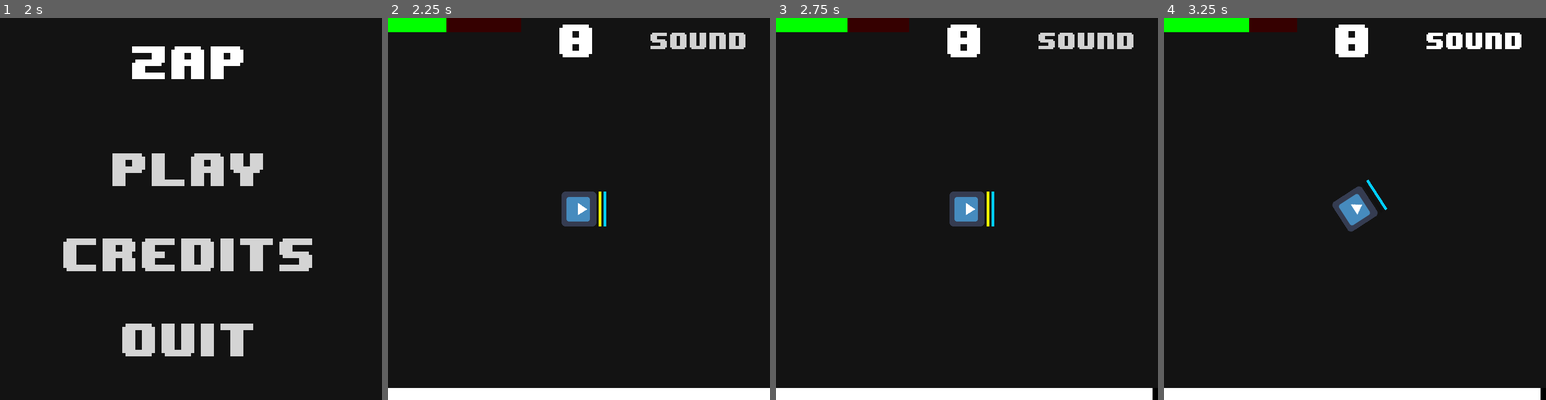
Above: before the commit, frames 1-4 (left to right).
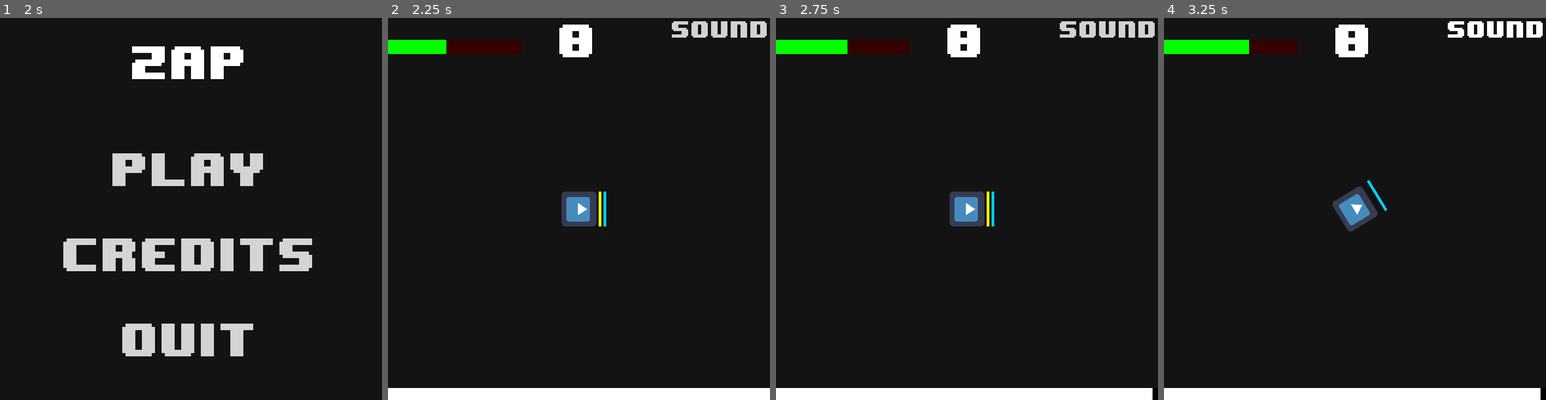
Above: after the commit, the same moments.

Repository: ljhs-games/week-75
Game: Godot game, scene res://scenes/TitleScreen.tscn
Two runs of this game, one before a commit and one after it. Both use one fixed random seed, a clock stepped at 60 frames per second and the inputs below. The engine's default icon, where the game draws it, is replaced by a stand-in: a white triangle on a blue panel in a dark square.
Inputs:
- Up to frame 1 (2 s): click "Credits" at 0.5 s; click "Back" at 1.25 s
- Up to frame 2 (2.25 s): click "Play" at 2 s
- Up to frame 3 (2.75 s): no input
- Up to frame 4 (3.25 s): click "Sound" at 2.75 s

Frame 1 is identical in both runs. In frame 2, 3.8% of the frame differs, in the area x 0-100%, y 0-10%; in frame 3, 3.8%; in frame 4, 3.9%, in the area x 0-100%, y 0-56%.

Commit message:
Add background music during game

Diff:
--- /dev/null
+++ b/src/nodes/background-music-player/BackgroundMusicPlayer.tscn
@@ -0,0 +1,12 @@
+[gd_scene load_steps=2 format=2]
+
+[ext_resource path="res://nodes/background-music-player/suspense-music.ogg" type="AudioStream" id=1]
+
+[node name="BackgroundMusicPlayer" type="AudioStreamPlayer"]
+
+stream = ExtResource( 1 )
+volume_db = 0.0
+pitch_scale = 1.0
+autoplay = false
+mix_target = 0
+bus = "Master"
--- a/src/nodes/credits-text/CreditsText.gd
+++ b/src/nodes/credits-text/CreditsText.gd
@@ -24,6 +24,10 @@
 Michael
 as
 Left the Club
+
+Frantic Run
+Music by Jay Man - OurMusicBox
+http://www.youtube.com/c/ourmusicbox
 """
 
 func _ready():
--- a/src/nodes/credits-text/CreditsText.tscn
+++ b/src/nodes/credits-text/CreditsText.tscn
@@ -1,24 +1,35 @@
-[gd_scene load_steps=2 format=2]
+[gd_scene load_steps=4 format=2]
 
-[ext_resource path="res://nodes/credits-text/CreditsText.gd" type="Script" id=1]
+[ext_resource path="res://assets/main-font/8-bit-wonder.ttf" type="DynamicFontData" id=1]
+[ext_resource path="res://nodes/credits-text/CreditsText.gd" type="Script" id=2]
+
+[sub_resource type="DynamicFont" id=1]
+
+size = 32
+use_mipmaps = false
+use_filter = false
+font_data = ExtResource( 1 )
+_sections_unfolded = [ "Font", "Font/fallback", "Settings" ]
 
 [node name="CreditsText" type="Label"]
 
 anchor_left = 0.0
 anchor_top = 0.0
-anchor_right = 0.0
-anchor_bottom = 0.0
-margin_right = 40.0
-margin_bottom = 40.0
+anchor_right = 1.0
+anchor_bottom = 1.0
 rect_pivot_offset = Vector2( 0, 0 )
 rect_clip_content = false
 mouse_filter = 2
 mouse_default_cursor_shape = 0
 size_flags_horizontal = 1
 size_flags_vertical = 4
+custom_fonts/font = SubResource( 1 )
+text = "Error Getting Credits"
+align = 1
 autowrap = true
 percent_visible = 1.0
 lines_skipped = 0
 max_lines_visible = -1
-script = ExtResource( 1 )
+script = ExtResource( 2 )
+_sections_unfolded = [ "custom_colors", "custom_fonts" ]
 scroll_rate = 40.0
--- a/src/project.godot
+++ b/src/project.godot
@@ -17,6 +17,7 @@
 [autoload]
 
 GameState="*res://GameState.gd"
+BackgroundMusicPlayer="*res://nodes/background-music-player/BackgroundMusicPlayer.tscn"
 
 [display]
 
--- a/src/scenes/Credits.tscn
+++ b/src/scenes/Credits.tscn
@@ -5,7 +5,7 @@
 [ext_resource path="res://nodes/travel-button/TravelButton.tscn" type="PackedScene" id=3]
 [ext_resource path="res://assets/main-font/Big.tres" type="DynamicFont" id=4]
 
-[node name="Credits" type="Node2D" index="0"]
+[node name="Credits" type="Node2D"]
 
 [node name="CanvasLayer" type="CanvasLayer" parent="." index="0"]
 
@@ -17,13 +17,15 @@
 
 [node name="CreditsText" parent="CanvasLayer" index="0" instance=ExtResource( 1 )]
 
-anchor_right = 1.0
-margin_right = 0.0
-margin_bottom = 36.0
+anchor_left = 0.5
+anchor_right = 0.5
+anchor_bottom = 0.0
+margin_left = -350.0
+margin_right = 350.0
+margin_bottom = 736.0
 custom_fonts/font = ExtResource( 2 )
 text = "Error getting credits"
-align = 1
-_sections_unfolded = [ "Anchor", "BBCode", "Grow Direction", "Margin", "Rect", "custom_fonts", "custom_styles" ]
+_sections_unfolded = [ "Anchor", "BBCode", "Grow Direction", "Margin", "Rect", "custom_colors", "custom_fonts", "custom_styles" ]
 
 [node name="ColorRect" type="ColorRect" parent="CanvasLayer" index="1"]
 
--- /dev/null
+++ b/src/scenes/Game.gd
@@ -0,0 +1,4 @@
+extends Node2D
+
+func _ready():
+	BackgroundMusicPlayer.play()
--- a/src/scenes/Game.tscn
+++ b/src/scenes/Game.tscn
@@ -1,14 +1,16 @@
-[gd_scene load_steps=7 format=2]
+[gd_scene load_steps=8 format=2]
 
-[ext_resource path="res://nodes/escape-listener/EscapeListener.tscn" type="PackedScene" id=1]
-[ext_resource path="res://nodes/score-counter/ScoreCounter.tscn" type="PackedScene" id=2]
-[ext_resource path="res://nodes/time-counter/TimeCounter.tscn" type="PackedScene" id=3]
-[ext_resource path="res://nodes/sound-toggle/SoundToggle.tscn" type="PackedScene" id=4]
-[ext_resource path="res://nodes/player-health-bar/PlayerHealthBar.tscn" type="PackedScene" id=5]
-[ext_resource path="res://nodes/player/Player.tscn" type="PackedScene" id=6]
+[ext_resource path="res://scenes/Game.gd" type="Script" id=1]
+[ext_resource path="res://nodes/escape-listener/EscapeListener.tscn" type="PackedScene" id=2]
+[ext_resource path="res://nodes/score-counter/ScoreCounter.tscn" type="PackedScene" id=3]
+[ext_resource path="res://nodes/time-counter/TimeCounter.tscn" type="PackedScene" id=4]
+[ext_resource path="res://nodes/sound-toggle/SoundToggle.tscn" type="PackedScene" id=5]
+[ext_resource path="res://nodes/player-health-bar/PlayerHealthBar.tscn" type="PackedScene" id=6]
+[ext_resource path="res://nodes/player/Player.tscn" type="PackedScene" id=7]
 
 [node name="Game" type="Node2D" index="0"]
 
+script = ExtResource( 1 )
 _sections_unfolded = [ "Transform" ]
 
 [node name="UI" type="CanvasLayer" parent="." index="0"]
@@ -43,14 +45,19 @@
 margin_right = 0.0
 margin_bottom = 0.0
 
-[node name="SoundToggle" parent="UI" index="3" instance=ExtResource( 4 )]
+[node name="SoundToggle" parent="UI" index="3" instance=ExtResource( 5 )]
 
-[node name="PlayerHealthBar" parent="UI" index="4" instance=ExtResource( 5 )]
+margin_left = -180.0
+margin_bottom = 36.0
 
+[node name="PlayerHealthBar" parent="UI" index="4" instance=ExtResource( 6 )]
+
+margin_top = 40.0
 margin_right = 244.0
+margin_bottom = 66.0
 player_path = NodePath("../../Player")
 
-[node name="Player" parent="." index="1" instance=ExtResource( 6 )]
+[node name="Player" parent="." index="1" instance=ExtResource( 7 )]
 
 position = Vector2( 350, 350 )
 _sections_unfolded = [ "Angular", "Linear", "Transform" ]
--- /dev/null
+++ b/src/scenes/TitleScreen.gd
@@ -0,0 +1,4 @@
+extends Node2D
+
+func _ready():
+	BackgroundMusicPlayer.stop()
--- a/src/scenes/TitleScreen.tscn
+++ b/src/scenes/TitleScreen.tscn
@@ -1,10 +1,13 @@
-[gd_scene load_steps=4 format=2]
+[gd_scene load_steps=5 format=2]
 
-[ext_resource path="res://assets/main-font/Big.tres" type="DynamicFont" id=1]
-[ext_resource path="res://nodes/travel-button/TravelButton.tscn" type="PackedScene" id=2]
-[ext_resource path="res://nodes/quit-button/QuitButton.tscn" type="PackedScene" id=3]
+[ext_resource path="res://scenes/TitleScreen.gd" type="Script" id=1]
+[ext_resource path="res://assets/main-font/Big.tres" type="DynamicFont" id=2]
+[ext_resource path="res://nodes/travel-button/TravelButton.tscn" type="PackedScene" id=3]
+[ext_resource path="res://nodes/quit-button/QuitButton.tscn" type="PackedScene" id=4]
 
 [node name="TitleScreen" type="Node2D"]
+
+script = ExtResource( 1 )
 
 [node name="CanvasLayer" type="CanvasLayer" parent="." index="0"]
 
Not shown, added: src/nodes/background-music-player/suspense-music.ogg.import
Not shown: 2 places in src/scenes/Game.tscn that only renumber resources
Not shown: 2 places in src/scenes/TitleScreen.tscn that only renumber resources
Not shown, added: src/nodes/background-music-player/suspense-music.ogg
